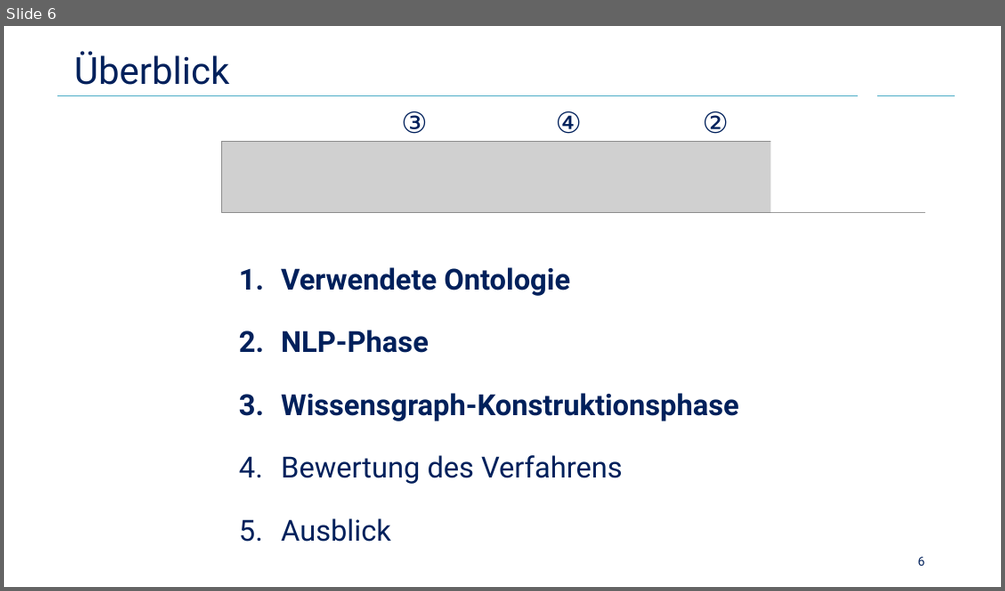
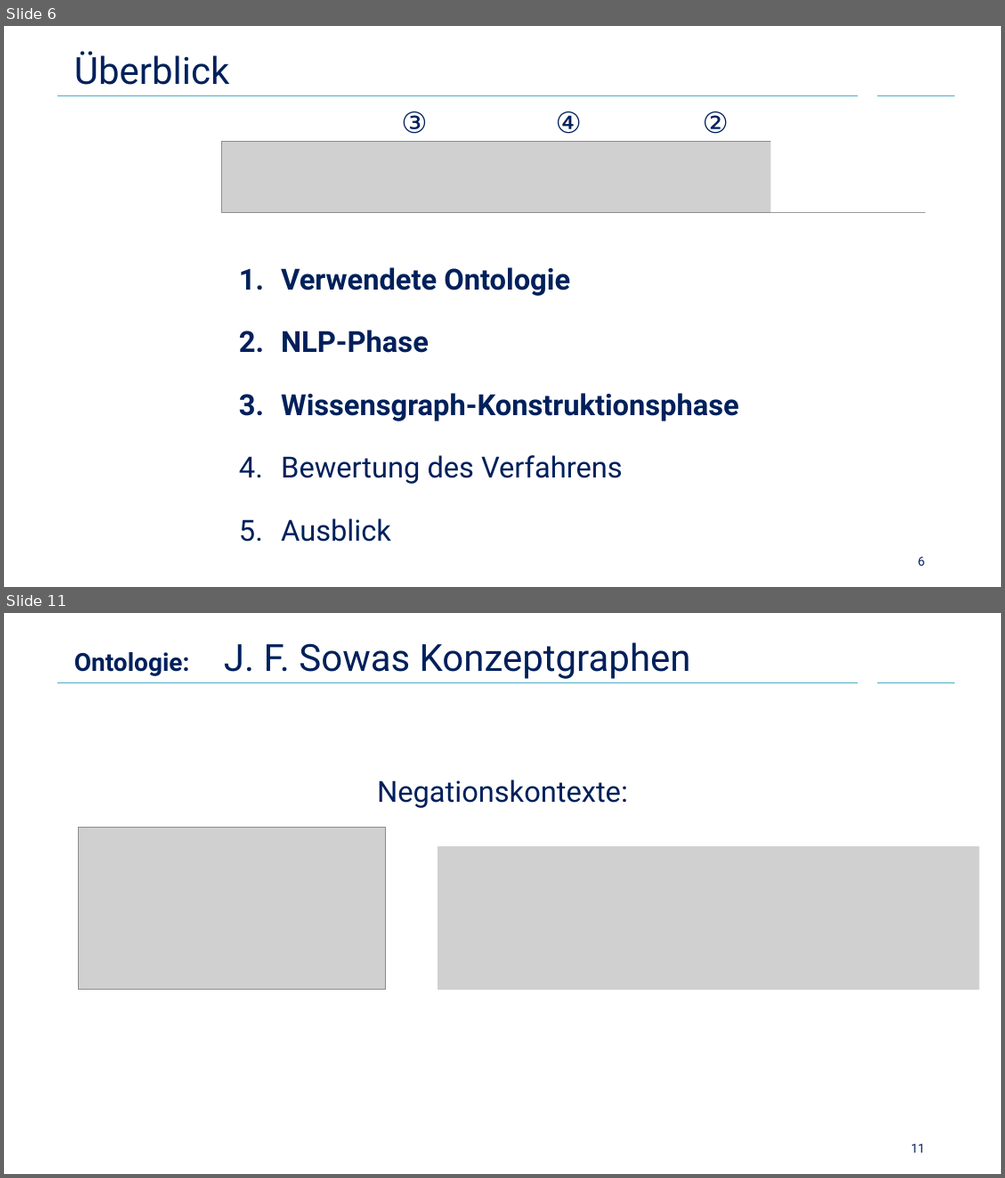
Before and after one commit to Cortys/bachelor-thesis, a slide deck: presentation/presentation.pptx. Shown one above the other, each under a label of ours: slide 6 before the commit, slides 6 and 11 after it; the slides between them are not shown. The pictures are 1005x591 and 1005x1178 pixels, drawn with LibreOffice and Linux fonts; fonts in the diff are those of the drawing; grey boxes stand for pictures; background and template pictures are left out. Boxes give left, top, right and bottom in pixels: in the first picture for what was removed or moved away, otherwise in the second. Text is boxed around its words. In the diff, an @@ line names an element or a change of style, - is before the commit and + after.

```diff
--- a/presentation/presentation.pptx
+++ b/presentation/presentation.pptx
@@ slide 11 added at [4,613,1001,1174], background #FFFFFF; not listed: 2 template elements that a slide beside it also shows @@
@@ title added at [74,642,691,679], 36 pt, text #00205B @@
+Ontologie: J. F. Sowas Konzeptgraphen
@@ text added at [377,779,628,808], 28 pt, text #00205B @@
+Negationskontexte:
@@ picture added at [79,827,386,989] @@
@@ picture added at [437,846,979,989] @@
@@ page number added at [911,1143,925,1152], 12 pt, text #00205B @@
+11
```
Also in this commit, not shown: 14 other slides added, 18 other files.
